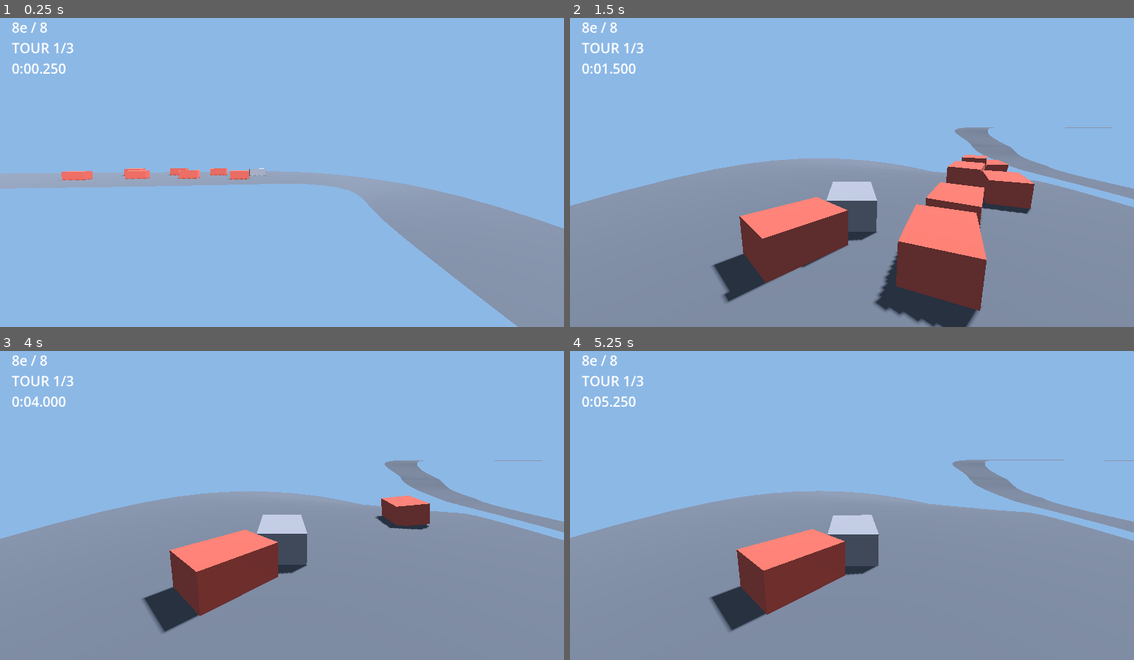
Above: before the commit, frames 1-4 (two rows, left to right).
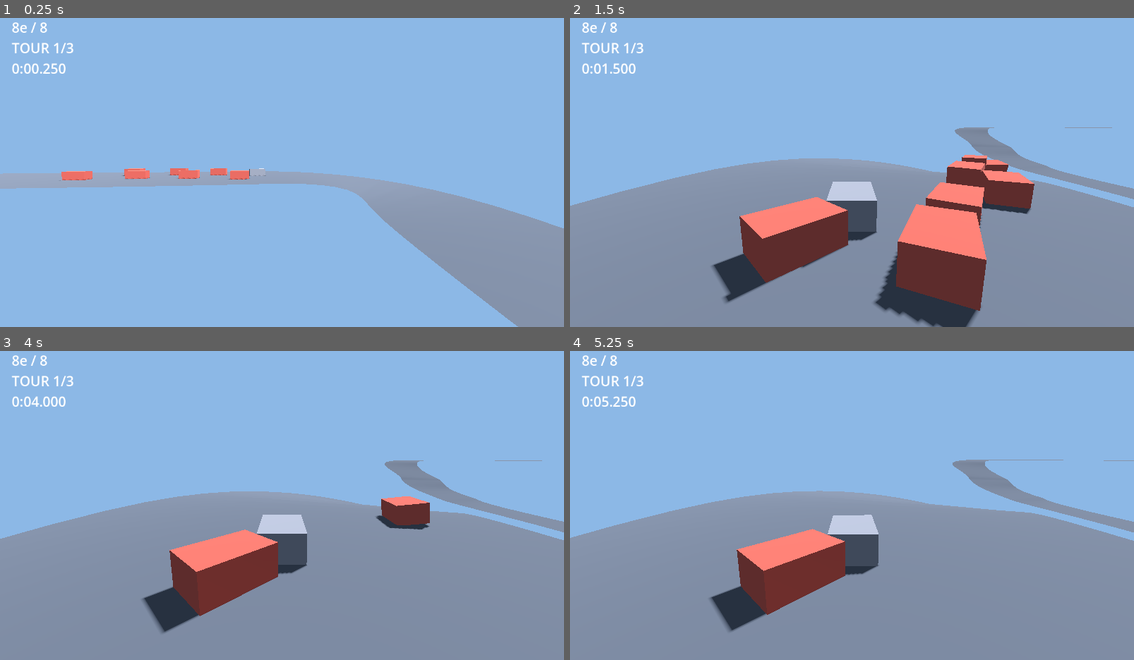
Above: after the commit, the same moments.

Repository: Ajustor/superKart
Game: Godot game, scene res://scenes/race.tscn
Two runs of this game, one before a commit and one after it. Both use one fixed random seed, a clock stepped at 60 frames per second and the inputs below.
Inputs (mouse positions are in pixels of both pictures, inside the frame that each line leads up to):
- Up to frame 1 (0.25 s): no input
- Up to frame 2 (1.5 s): tap Enter at 0.5 s; move the mouse to (976, 153) at 0.52 s; hold Right (steer_right) 0.53-1.25 s; hold Space (drift) 0.53-1.25 s; click (976, 153) at 0.67 s; drag from (739, 184) to (823, 231) at 1.27 s
- Up to frame 3 (4 s): move the mouse to (338, 431) at 2.02 s; hold Right (steer_right) 2.03-2.75 s; tap Ctrl (use_item) at 2.1 s; drag from (253, 564) to (112, 452) at 2.77 s; tap Space (drift) at 3.5 s; move the mouse to (451, 548) at 3.52 s; hold Left (steer_left) from 3.53 s (still down); tap Alt at 3.6 s
- Up to frame 4 (5.25 s): release Left (steer_left) at 4.25 s; drag from (682, 452) to (767, 422) at 4.27 s; move the mouse to (880, 502) at 5.02 s; hold Down (brake) from 5.03 s (still down); hold Up (throttle) from 5.03 s (still down); click (880, 502) at 5.17 s

The runs differ from the first frame. In frame 2, less than 0.1% of the frame differs, in the area x 1-100%, y 45-95%; in frame 3, less than 0.1%, in the area x 4-91%, y 46-77%; in frame 4, less than 0.1%.

Commit message:
fix: spawn_at ne suivait pas la pente, contrairement a ce que j avais annonce
Le commit 7068ae1 affirme que spawn_at rend le repere complet de la route.
C etait faux : la substitution qui devait l ecrire n a jamais mordu, et mon
script a annonce sa reussite sans la verifier. Le kart naissait donc encore a
plat au milieu d une pente, et basculait des la premiere image.

Il rend maintenant basis_at, et sa garde de dix centimetres se prend dans le
repere de la chaussee : sur une route en devers, lever le kart a la verticale
du monde le decolle du bitume d un cote et l y enfonce de l autre.

min_drivable_radius passe de 9 a 12,5 m, cale sur le rayon de braquage du kart
en adherence. Mesure : a 12,5 m l IA boucle ses trois tours sans se bloquer une
seule image, a 9,5 m elle restait coincee 478 images dans la meme courbe.

L avertissement de l editeur citait smooth_track_curve.gd, supprime.

Co-Authored-By: Claude Opus 5 (1M context) <noreply@anthropic.com>

Diff:
--- a/scripts/track/track.gd
+++ b/scripts/track/track.gd
@@ -36,9 +36,17 @@
 		_reconstruire_si_montee()
 
 ## Rayon minimal, en mètres, en deçà duquel on prévient que le virage n'est pas
-## franchissable. Le kart tourne au mieux à 8,5 m en dérapage et 12,2 m en
-## adhérence : plus serré que ça, il ne passe pas, il s'encastre.
-@export var min_drivable_radius: float = 9.0
+## franchissable.
+##
+## Calé sur le rayon de braquage du kart EN ADHÉRENCE : max_speed / turn_rate,
+## soit 22 / 1,8 = 12,2 m. Le dérapage descend à 8,5 m, mais compter dessus
+## reviendrait à exiger du joueur qu'il dérape à cet endroit précis, et l'IA,
+## elle, ne dérape que dans les virages qu'elle a vus venir.
+##
+## Vérifié par la mesure : à 12,5 m de rayon minimal l'IA boucle ses trois tours
+## sans se bloquer une seule image ; à 9,5 m elle restait coincée 446 images
+## dans la même courbe.
+@export var min_drivable_radius: float = 12.5
 
 @export var road_color: Color = Color(0.36, 0.38, 0.42):
 	set(valeur):
@@ -147,7 +155,7 @@
 Un point de contrôle sans poignée fait un angle vif : tire ses "
 	texte += "poignées dans l'éditeur, ou lance
   "
-	texte += "godot --headless --script tools/smooth_track_curve.gd"
+	texte += "godot --headless --script tools/shape_track_curve.gd"
 	avertissements.append(texte)
 	return avertissements
 
@@ -159,12 +167,13 @@
 ## grille de départ. Il vaut zéro par défaut pour que les remises en piste
 ## continuent de ramener le kart sur la ligne de course, où il doit être.
 func spawn_at(distance: float, lateral: float = 0.0) -> Transform3D:
-	# Dix centimètres de garde : assez pour ne pas naître encastré dans la
-	# route, trop peu pour que la chute se voie. Un mètre donnait un quart de
-	# seconde de vol plané à chaque départ et à chaque remise en piste.
+	# Décalé et surélevé dans le repère de la CHAUSSÉE : sur une route en dévers,
+	# lever le kart à la verticale du monde le décolle du bitume d'un côté et
+	# l'y enfonce de l'autre. Dix centimètres de garde : assez pour ne pas naître
+	# encastré dans la route, trop peu pour que la chute se voie.
 	var position := track_curve.racing_line_at(distance) \
 		+ track_curve.right_at(distance) * lateral \
-		+ Vector3.UP * 0.1
-	var lacet := track_curve.yaw_at(distance)
-	# Le circuit compte ses caps à la boussole, Godot à l'envers.
-	return Transform3D(Basis(Vector3.UP, -lacet), position)
+		+ track_curve.up_at(distance) * 0.1
+	# Le repère complet plutôt qu'un simple lacet : le kart naît couché sur la
+	# pente, nez en bas dans une descente, plutôt qu'à plat en train de basculer.
+	return Transform3D(track_curve.basis_at(distance), position)
